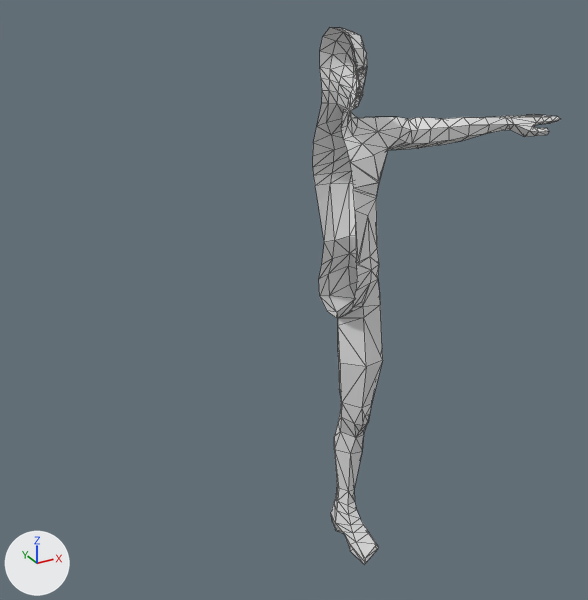
Before and after pictures for a commit that changed the glTF model client/public/assets/3d-models/human_male.glb.
Both versions are drawn from a 50 mm camera at (-12.31, -19.9, 19.46) aimed at (-1.06, 0.56, 9.24). Every picture has the same lights, and +X, +Y and +Z are marked at lower left. Mesh edges are drawn as thin lines. Vertices at the same position are counted once.

Script lines for the objects in view, before the commit:
```python
me_male = bpy.data.meshes.new('male')
me_male.from_pydata(...)  # 383 vertices, 700 faces; spans x 0.0..8.8, y -1.9..1.3, z 0.0..17.3
ob_male = bpy.data.objects.new('male', me_male)
ob_male.location = (0.0, 0.0, 0.0)
```
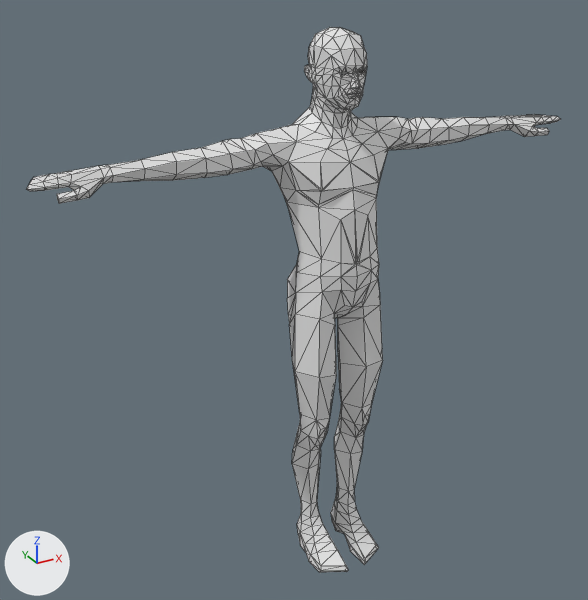
Pixel boxes [x1, y1, x2, y2] of what changed, in the pictures (588 x 600 px):
'male', reshaped (115% wider)
    before: [313, 27, 561, 565]
    after: [27, 27, 561, 572]
part 1 of me_male, added
    after: [27, 27, 359, 572]

The change in detail:
me_male is used by ob_male; location (0.0, 0.0, 0.0).
me_male had 383 vertices, 700 faces and spanned x 0.0..8.8, y -1.9..1.3, z 0.0..17.3.
me_male now has 712 vertices, 1400 faces and spans x -8.8..8.8, y -1.9..1.3, z 0.0..17.3.
me_male part 1: 329 vertices added at x -8.8..0.0, y -1.9..1.3, z 0.0..17.2.
